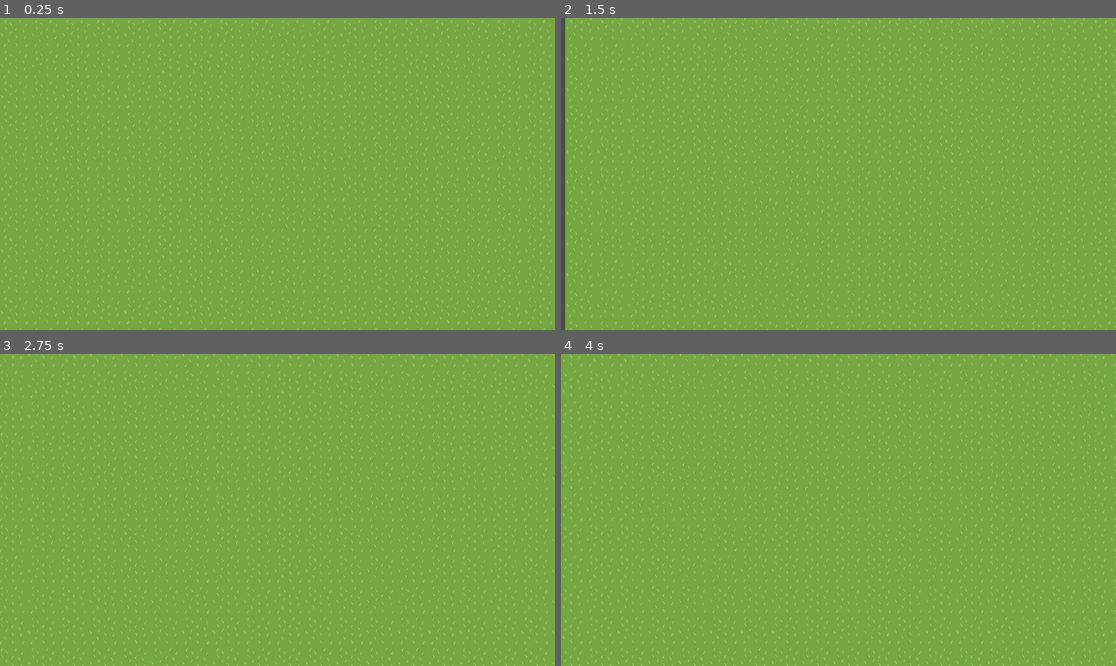
Above: before the commit, frames 1-4 (two rows, left to right).
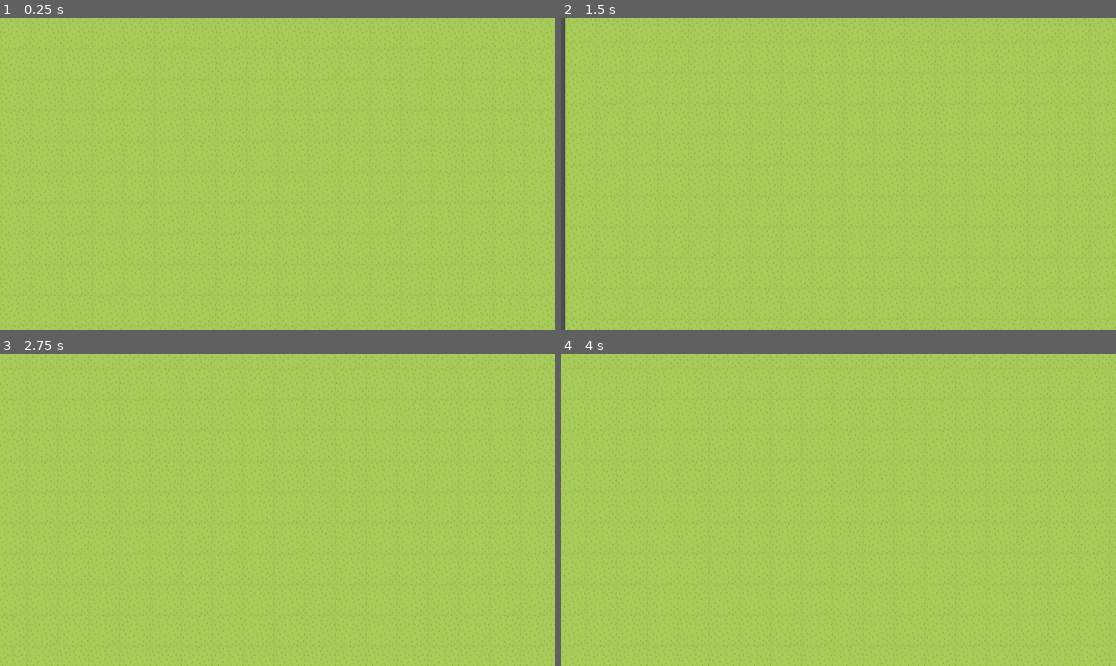
Above: after the commit, the same moments.

Repository: Open-Source-Software-Development/Cardtorium
Game: Godot game, scene res://Scenes/local_multiplayer.tscn
The game is run twice, just before and just after one commit, with the same random seed, the same clock (stepped at 60 frames per second) and the same inputs. The project has no main scene, so this scene is started directly.
Inputs (mouse positions are in pixels of both pictures, inside the frame that each line leads up to):
- Up to frame 1 (0.25 s): no input
- Up to frame 2 (1.5 s): tap Enter at 0.5 s; move the mouse to (838, 174) at 0.52 s; hold S (camera_down) 0.53-1.28 s; click (838, 174) at 0.67 s; move the mouse to (727, 189) at 1.27 s; tap A (camera_left) at 1.35 s; click (727, 189) at 1.42 s
- Up to frame 3 (2.75 s): move the mouse to (333, 441) at 2.02 s; hold D (camera_right) from 2.03 s (still down); click (333, 441) at 2.17 s
- Up to frame 4 (4 s): move the mouse to (810, 572) at 2.77 s; release D (camera_right) at 2.78 s; tap W (camera_up) at 2.85 s; click (810, 572) at 2.92 s; move the mouse to (1005, 556) at 3.52 s; hold S (camera_down) from 3.53 s (still down); click (1005, 556) at 3.67 s

The runs differ from the first frame. In frame 1, 93% of the frame differs, in the area x 0-100%, y 0-100%; in frame 2, 92%; in frame 3, 93%; in frame 4, 93%.

Commit message:
feat: Changed the background sprite
Background sprite upscaled to 64 x 64 resolution

Diff:
--- a/Scene Scripts/troop.gd
+++ b/Scene Scripts/troop.gd
@@ -29,7 +29,6 @@
 
 ## Loads resources when added to the scene tree
 func _ready():
-	print_debug("hi")
 	var sprite = $Sprite
 	var texture: Texture2D = load("res://Assets/Troop Sprites/troop_{0}.png".format({0: id}))
 	if texture != null:
--- a/Scenes/local_multiplayer.tscn
+++ b/Scenes/local_multiplayer.tscn
@@ -3,8 +3,8 @@
 [ext_resource type="Script" path="res://Scene Scripts/local_multiplayer.gd" id="1_bskjb"]
 [ext_resource type="Script" path="res://Classes/game.gd" id="1_w8tiu"]
 [ext_resource type="Texture2D" uid="uid://cy60wb4c6abpk" path="res://Assets/forest.png" id="2_5a3g8"]
-[ext_resource type="Texture2D" uid="uid://cx2mc22le2tnq" path="res://Assets/bg.png" id="2_yes3i"]
 [ext_resource type="Texture2D" uid="uid://deyqxd6p57wac" path="res://Assets/mountain.png" id="3_a8k6f"]
+[ext_resource type="Texture2D" uid="uid://c7gpfvd3321bj" path="res://Assets/background.png" id="3_y8hev"]
 [ext_resource type="Texture2D" uid="uid://otby6u4c8iit" path="res://Assets/water.png" id="4_erujv"]
 [ext_resource type="Script" path="res://Scene Scripts/TerrainRenderer.gd" id="5_y1y25"]
 [ext_resource type="Script" path="res://Scene Scripts/camera.gd" id="8_ttfsi"]
@@ -1029,11 +1029,11 @@
 script = ExtResource("1_w8tiu")
 
 [node name="Background" type="Sprite2D" parent="."]
-scale = Vector2(2, 2)
-texture = ExtResource("2_yes3i")
+texture_repeat = 2
+texture = ExtResource("3_y8hev")
 centered = false
 region_enabled = true
-region_rect = Rect2(0, 0, 128, 128)
+region_rect = Rect2(0, 0, 272, 232)
 region_filter_clip_enabled = true
 
 [node name="TerrainRenderer" type="TileMap" parent="."]
--- a/Scenes/troop.tscn
+++ b/Scenes/troop.tscn
@@ -9,5 +9,5 @@
 data = ExtResource("2_dq5gr")
 
 [node name="Sprite" type="Sprite2D" parent="."]
-position = Vector2(197, 85)
+position = Vector2(33, 33)
 texture = ExtResource("2_bt8yb")
Binary file added: Assets/background.png
Not shown, added: Assets/background.png.import
